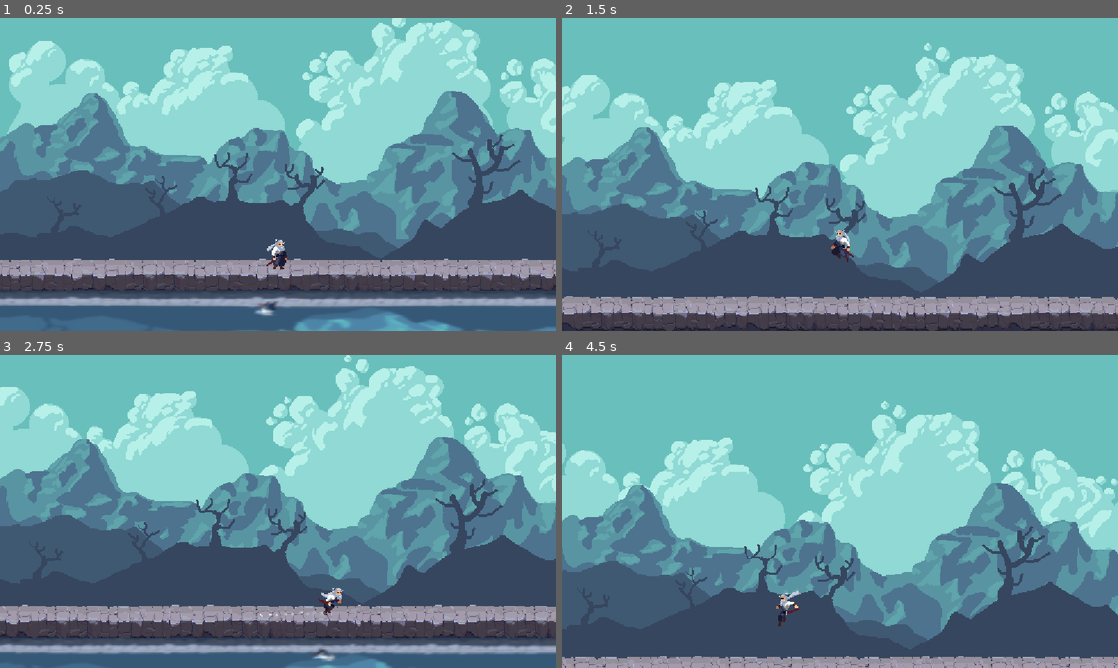
Above: before the commit, frames 1-4 (two rows, left to right).
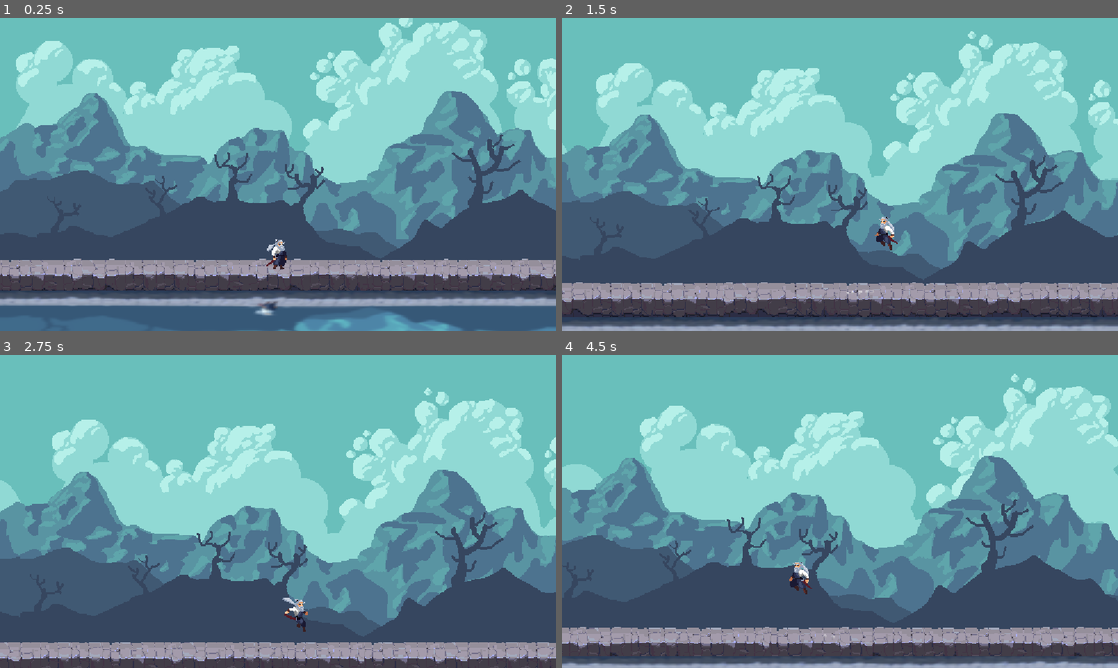
Above: after the commit, the same moments.

Repository: viziercantcode/2d-Platformer-RPG
Game: Godot game, scene res://Scenes/game.tscn
Two runs of this game, one before a commit and one after it. Both use one fixed random seed, a clock stepped at 60 frames per second and the inputs below.
Inputs:
- Up to frame 1 (0.25 s): no input
- Up to frame 2 (1.5 s): tap Enter (ui_accept) at 0.5, 0.6, 0.77, 1.07, 1.35 s; hold Right (ui_right) 0.53-1.28 s; hold Left (ui_left) from 1.28 s (still down)
- Up to frame 3 (2.75 s): tap Enter (ui_accept) at 1.52, 1.82, 2.1 s; release Left (ui_left) at 2.03 s; hold Right (ui_right) from 2.03 s (still down)
- Up to frame 4 (4.5 s): tap Enter (ui_accept) at 2.85, 3.02, 3.32, 3.6, 3.77, 4.07, 4.35 s; release Right (ui_right) at 3.53 s; hold Left (ui_left) from 3.53 s (still down)

The runs differ from the first frame. In frame 1, 7.7% of the frame differs, in the area x 1-100%, y 0-73%; in frame 2, 44%; in frame 3, 59%, in the area x 0-100%, y 0-100%; in frame 4, 50%.

Commit message:
Improved movement

Diff:
--- a/Scenes/background.tscn
+++ b/Scenes/background.tscn
@@ -1,19 +1,11 @@
 [gd_scene format=3 uid="uid://cwyxopp5jpkqn"]
 
 [ext_resource type="Texture2D" uid="uid://b38yjdlr7cc15" path="res://Assets/Platform/parallax-00.png" id="1_ltlj5"]
+[ext_resource type="Script" uid="uid://xawvqjx2hshr" path="res://Scripts/clouds_movement.gd" id="2_42s4r"]
 [ext_resource type="Texture2D" uid="uid://ks7turqyui7h" path="res://Assets/Platform/parallax-01.png" id="2_rymcx"]
 [ext_resource type="Texture2D" uid="uid://bly8brq3mdcd4" path="res://Assets/Platform/parallax-02.png" id="3_42s4r"]
 [ext_resource type="Texture2D" uid="uid://d57asgc6oxiq" path="res://Assets/Platform/parallax-03.png" id="4_kopta"]
 [ext_resource type="Texture2D" uid="uid://cgjmtdrykvvun" path="res://Assets/Platform/parallax-04.png" id="5_wi0l6"]
-
-[sub_resource type="GDScript" id="GDScript_b4xn0"]
-script/source = "extends ParallaxLayer
-
-
-var CLOUD_SPEED = -15
-func _process(delta) -> void:
-	self.motion_offset.x += CLOUD_SPEED * delta
-"
 
 [node name="Background" type="Node2D" unique_id=1292660756]
 
@@ -29,7 +21,7 @@
 [node name="ParallaxLayer2" type="ParallaxLayer" parent="ParallaxBackground" unique_id=1298894461]
 motion_scale = Vector2(0, 0.9)
 motion_mirroring = Vector2(1440, 0)
-script = SubResource("GDScript_b4xn0")
+script = ExtResource("2_42s4r")
 
 [node name="Sprite2D" type="Sprite2D" parent="ParallaxBackground/ParallaxLayer2" unique_id=1353026701]
 position = Vector2(-2, -151)
--- a/Scenes/game.tscn
+++ b/Scenes/game.tscn
@@ -1,7 +1,7 @@
 [gd_scene format=3 uid="uid://givo7vtbgb3r"]
 
 [ext_resource type="PackedScene" uid="uid://d0o81vbctgpmt" path="res://Scenes/player.tscn" id="1_qxrlw"]
-[ext_resource type="PackedScene" uid="uid://263eao016li6" path="res://Scenes/node_2d.tscn" id="1_wrm1d"]
+[ext_resource type="PackedScene" uid="uid://263eao016li6" path="res://Scenes/platform.tscn" id="1_wrm1d"]
 [ext_resource type="PackedScene" uid="uid://cwyxopp5jpkqn" path="res://Scenes/background.tscn" id="3_wrm1d"]
 [ext_resource type="Shader" uid="uid://c0cnfrvfbddut" path="res://Shaders/reflection.gdshader" id="4_wowpa"]
 [ext_resource type="Script" uid="uid://cupmwwayfb05d" path="res://Scripts/reflection.gd" id="5_i6g32"]
--- a/Scenes/player.tscn
+++ b/Scenes/player.tscn
@@ -1,72 +1,13 @@
 [gd_scene format=3 uid="uid://d0o81vbctgpmt"]
 
 [ext_resource type="Texture2D" uid="uid://dueql6yvi7sc6" path="res://Assets/Character/Samurai/Sprites/ATTACK 2.png" id="1_3smsa"]
+[ext_resource type="Script" uid="uid://cdowsj38t8whi" path="res://Scripts/player.gd" id="1_8erm5"]
 [ext_resource type="Texture2D" uid="uid://68b3yk1idwct" path="res://Assets/Character/Samurai/Sprites/IDLE.png" id="1_fkybt"]
 [ext_resource type="Texture2D" uid="uid://dxdirpeu0v81x" path="res://Assets/Character/Samurai/Sprites/JUMP-START.png" id="2_x3wgy"]
 [ext_resource type="Texture2D" uid="uid://e3bkjutglwd1" path="res://Assets/Character/Samurai/Sprites/JUMP-TRANSITION.png" id="3_3smsa"]
 [ext_resource type="Texture2D" uid="uid://b3fmchr047yiv" path="res://Assets/Character/Samurai/Sprites/JUMP-FALL.png" id="4_8erm5"]
 [ext_resource type="Texture2D" uid="uid://bkiu4yup3yrmu" path="res://Assets/Character/Samurai/Sprites/RUN.png" id="5_f1ek2"]
 [ext_resource type="Texture2D" uid="uid://cey4jg5b72x1a" path="res://Assets/Character/Sprite-0002-export.png" id="7_3smsa"]
-
-[sub_resource type="GDScript" id="GDScript_3smsa"]
-script/source = "extends CharacterBody2D
-
-const SPEED = 200.0
-const JUMP_VELOCITY = -400.0
-
-@onready var animated_sprite: AnimatedSprite2D = $AnimatedSprite2D
-@onready var dust: GPUParticles2D = $dust
-
-func _physics_process(delta: float) -> void:
-	var is_moving = abs(velocity.x) > 10
-	var on_ground = is_on_floor()
-
-	dust.emitting = is_moving and on_ground
-
-	if not is_on_floor():
-		velocity += get_gravity() * delta
-
-	# Handle jump.
-	if Input.is_action_just_pressed(\"ui_accept\") and is_on_floor():
-		velocity.y = JUMP_VELOCITY
-
-	var direction := Input.get_axis(\"ui_left\", \"ui_right\")
-	if direction:
-		velocity.x = direction * SPEED
-	else:
-		velocity.x = move_toward(velocity.x, 0, SPEED)
-
-	move_and_slide()
-
-	update_animation(direction)
-
-
-func update_animation(direction: float) -> void:
-
-	if direction > 0:
-		animated_sprite.flip_h = false
-	elif direction < 0:
-		animated_sprite.flip_h = true
-
-	var target_animation : String = \"Idle\"
-
-
-	if not is_on_floor():
-		if velocity.y < -50:
-			target_animation = \"Jump_start\"
-		elif velocity.y >= -50 and velocity.y <= 50:
-			target_animation = \"Jump_middle\"
-		else:
-			target_animation = \"Jump_end\"
-	elif direction != 0:
-		target_animation = \"Run\"
-	else:
-		target_animation = \"Idle\"
-
-
-	if animated_sprite.animation != target_animation:
-		animated_sprite.play(target_animation)
-"
 
 [sub_resource type="AtlasTexture" id="AtlasTexture_f1ek2"]
 atlas = ExtResource("1_3smsa")
@@ -429,7 +370,7 @@
 turbulence_enabled = true
 
 [node name="Player" type="CharacterBody2D" unique_id=506953172]
-script = SubResource("GDScript_3smsa")
+script = ExtResource("1_8erm5")
 
 [node name="AnimatedSprite2D" type="AnimatedSprite2D" parent="." unique_id=504513388]
 position = Vector2(-1, -33)
--- /dev/null
+++ b/Scripts/clouds_movement.gd
@@ -0,0 +1,5 @@
+extends ParallaxLayer
+
+var CLOUD_SPEED = 15
+func _process(delta) -> void:
+	self.motion_offset.x += CLOUD_SPEED * delta
--- /dev/null
+++ b/Scripts/player.gd
@@ -0,0 +1,96 @@
+extends CharacterBody2D
+
+# Movement speeds
+const MAX_SPEED = 200.0
+const ACCELERATION = 600.0
+const FRICTION = 800.0  # How quickly player slows down when no input
+
+# Jump mechanics
+const JUMP_FORCE = -400.0
+const MAX_FALL_SPEED = 400.0
+const GRAVITY = 1200.0
+
+# Air control
+const AIR_ACCELERATION = 500.0  # Reduced acceleration in air
+const AIR_FRICTION = 200.0  # Air resistance
+
+# Forgiving input mechanics
+const COYOTE_TIME = 0.1  # Frames after leaving ground you can still jump
+const JUMP_BUFFER_TIME = 0.1  # Frames before landing you can press jump
+
+@onready var animated_sprite: AnimatedSprite2D = $AnimatedSprite2D
+@onready var dust: GPUParticles2D = $dust
+
+var coyote_timer: float = 0.0
+var jump_buffer_timer: float = 0.0
+
+
+func _physics_process(delta: float) -> void:
+	var is_moving = abs(velocity.x) > 10  # For dust particles
+	var on_ground = is_on_floor()
+
+	# Update timers
+	if on_ground:
+		coyote_timer = COYOTE_TIME
+	else:
+		coyote_timer -= delta
+
+	jump_buffer_timer -= delta  # Count down the buffer timer every frame (this remembers the jump for 0.1s)
+
+	# Dust particles
+	dust.emitting = is_moving and on_ground
+
+	# Apply gravity
+	if not on_ground:
+		velocity.y += GRAVITY * delta
+		velocity.y = min(velocity.y, MAX_FALL_SPEED)  # Terminal velocity
+
+	# Handle jump input
+	if Input.is_action_just_pressed("ui_accept"):
+		jump_buffer_timer = JUMP_BUFFER_TIME
+
+	# Execute jump if conditions are met
+	if jump_buffer_timer > 0 and coyote_timer > 0:
+		velocity.y = JUMP_FORCE
+		coyote_timer = 0.0
+		jump_buffer_timer = 0.0
+
+	# Handle horizontal movement
+	var direction := Input.get_axis("ui_left", "ui_right")
+
+	if direction != 0:
+		# Accelerate towards max speed
+		velocity.x = move_toward(velocity.x, direction * MAX_SPEED, ACCELERATION * delta)
+	else:
+		# Apply friction
+		velocity.x = move_toward(velocity.x, 0, FRICTION * delta)
+
+	move_and_slide()
+	update_animation(direction)
+
+
+func update_animation(direction: float) -> void:
+	# Flip sprite based on direction
+	if direction > 0:
+		animated_sprite.flip_h = false
+	elif direction < 0:
+		animated_sprite.flip_h = true
+
+	var target_animation: String = "Idle"
+
+	# Determine animation state
+	if not is_on_floor():
+		if velocity.y < -50:
+			target_animation = "Jump_start"
+		elif velocity.y >= -50 and velocity.y <= 50:
+			target_animation = "Jump_middle"
+		else:
+			target_animation = "Jump_end"
+	elif direction != 0:
+		target_animation = "Run"
+	else:
+		target_animation = "Idle"
+
+
+	if animated_sprite.animation != target_animation:
+		animated_sprite.play(target_animation)
Renamed: Scenes/node_2d.tscn -> Scenes/platform.tscn
Not shown, added: Scripts/clouds_movement.gd.uid
Not shown, added: Scripts/player.gd.uid
